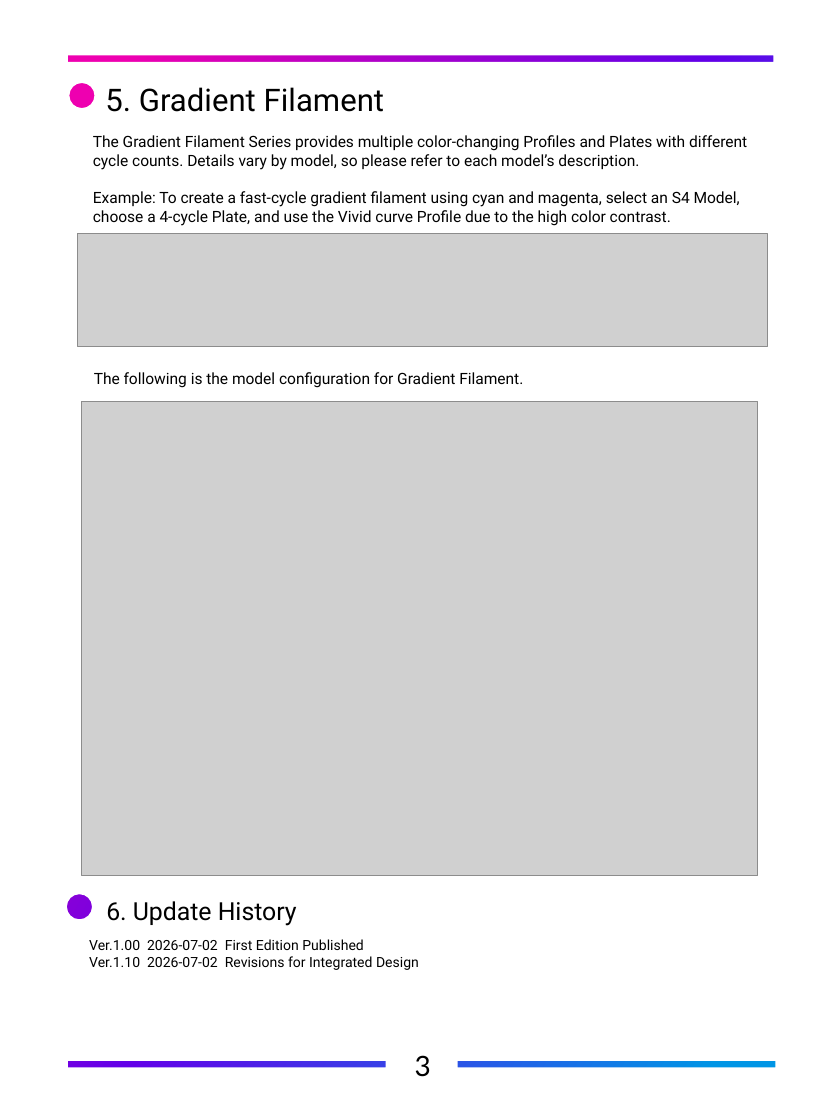
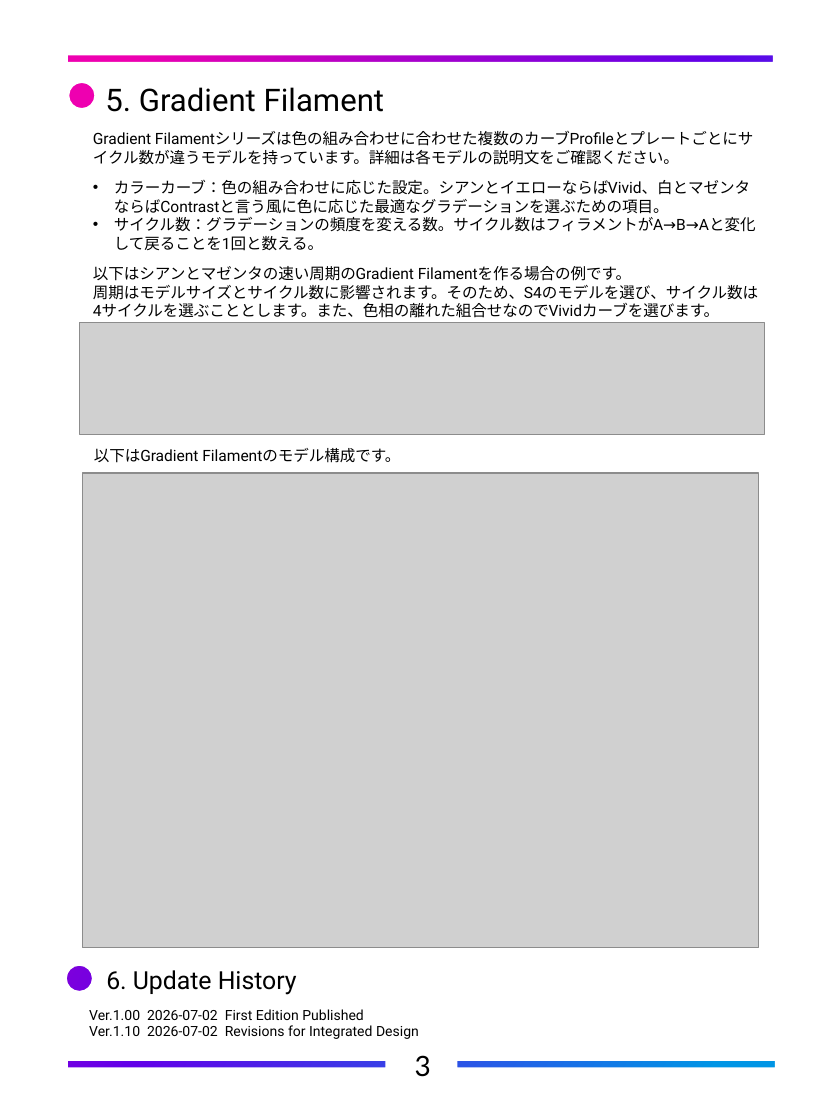
Before and after one commit to FlexChromaHQ/FlexChroma, a slide deck: slide 7 of Documents/Original/FlexChroma_Tour_Guide_JP.pptx. Drawn at 840x1120 pixels with LibreOffice and Linux fonts; fonts in the diff are those of the drawing; grey boxes stand for pictures. Boxes give left, top, right and bottom in pixels: in the first picture for what was removed or moved away, otherwise in the second. Text is boxed around its words. In the diff, an @@ line names an element or a change of style, - is before the commit and + after.

Commit message:
Apply design changes to the Japanese version

```diff
--- a/Documents/Original/FlexChroma_Tour_Guide_JP.pptx
+++ b/Documents/Original/FlexChroma_Tour_Guide_JP.pptx
@@ freeform shape at [2,1,840,1120]: outline redrawn @@
@@ text removed at [93,135,747,226] @@
-The Gradient Filament Series provides multiple color-changing Profiles and Plates with different cycle counts. Details vary by model, so please refer to each model’s description.
-Example: To create a fast-cycle gradient filament using cyan and magenta, select an S4 Model, choose a 4-cycle Plate, and use the Vivid curve Profile due to the high color contrast.
@@ text added at [93,132,758,318], 10 pt, text #000000 @@
+Gradient Filamentシリーズは色の組み合わせに合わせた複数のカーブProfileとプレートごとにサイクル数が違うモデルを持っています。詳細は各モデルの説明文をご確認ください。
+• カラーカーブ：色の組み合わせに応じた設定。シアンとイエローならばVivid、白とマゼンタならばContrastと言う風に色に応じた最適なグラデーションを選ぶための項目。
+• サイクル数：グラデーションの頻度を変える数。サイクル数はフィラメントがA→B→Aと変化して戻ることを1回と数える。
+以下はシアンとマゼンタの速い周期のGradient Filamentを作る場合の例です。
+周期はモデルサイズとサイクル数に影響されます。そのため、S4のモデルを選び、サイクル数は4サイクルを選ぶこととします。また、色相の離れた組合せなのでVividカーブを選びます。
@@ picture removed at [77,234,767,347] @@
@@ picture added at [80,323,764,435] @@
@@ text removed at [94,372,523,388] @@
-The following is the model configuration for Gradient Filament.
@@ text added at [94,448,400,463], 10 pt, text #000000 @@
+以下はGradient Filamentのモデル構成です。
@@ 2 texts, 1 picture: place and size @@
-2 texts, 1 picture at [82,401,758,970]
+2 texts, 1 picture at [83,473,759,1039]
```
Also in this commit, not shown: 1 other slide changed, 4 slides added, 4 slides removed, 1 other file.
